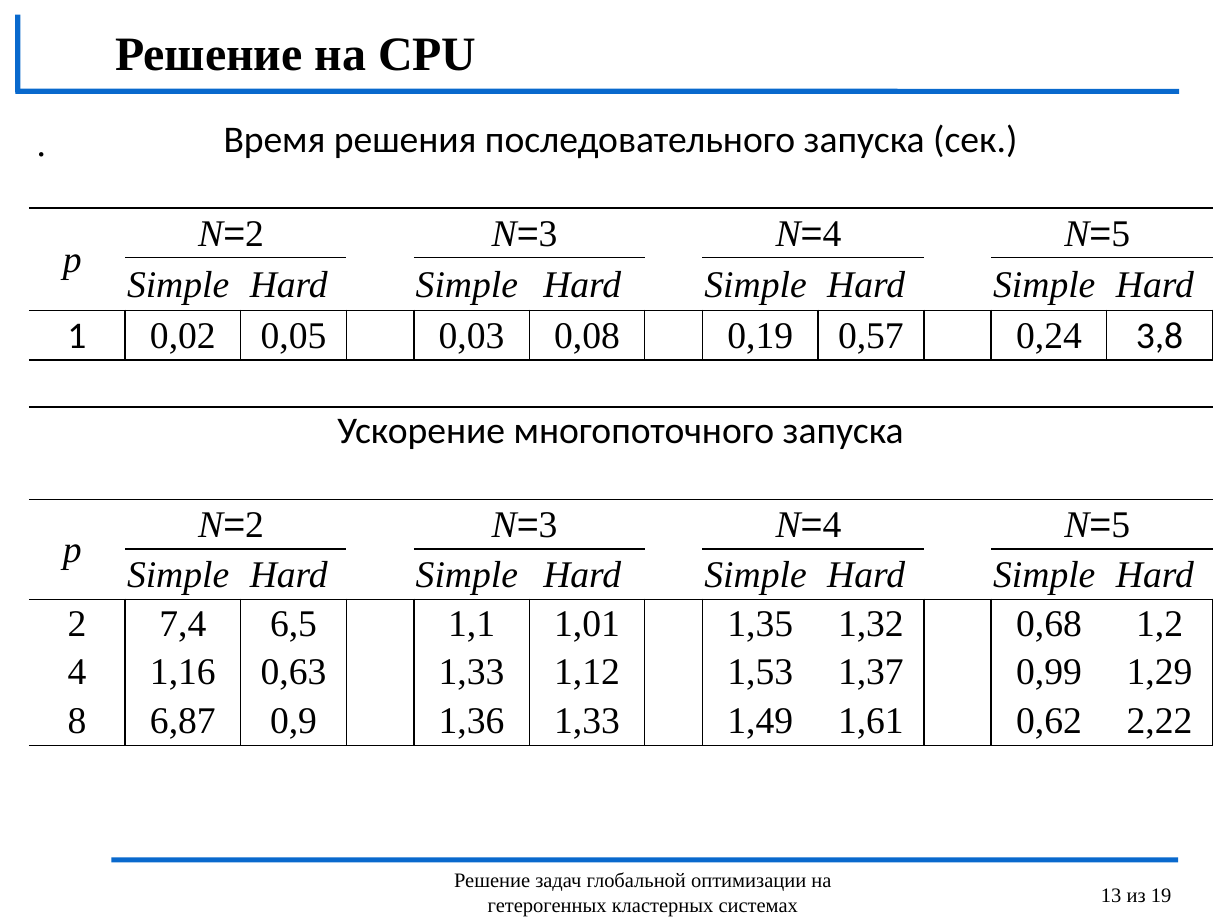
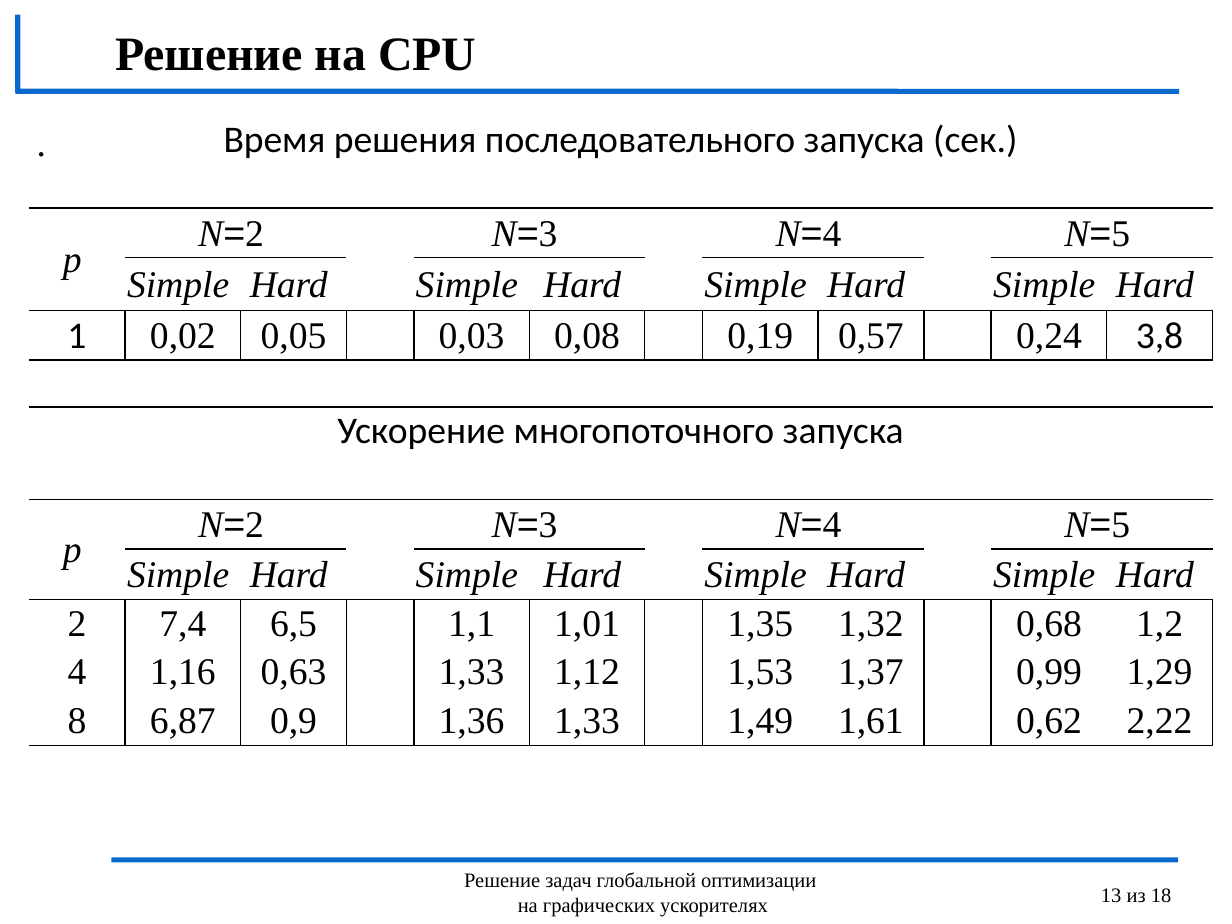
Before and after one commit to kabarkalov/GlobOptPapers, a slide deck: slide 13 of 2016/RSD/RSD_Lebedev.pptx. Drawn at 1232x924 pixels with LibreOffice and Linux fonts; fonts in the diff are those of the drawing; background and template pictures are left out. Boxes give left, top, right and bottom in pixels: in the first picture for what was removed or moved away, otherwise in the second. Text is boxed around its words. In the diff, an @@ line names an element or a change of style, - is before the commit and + after.

```diff
--- a/2016/RSD/RSD_Lebedev.pptx
+++ b/2016/RSD/RSD_Lebedev.pptx
@@ text at (464, 872, 816, 917): text changed @@
-Решение задач глобальной оптимизации на гетерогенных кластерных системах
+Решение задач глобальной оптимизации
+на графических ускорителях
@@ page number at (1101, 888, 1172, 903): text changed @@
-13 из 19
+13 из 18
```
Also in this commit, not shown: 17 other slides changed.
